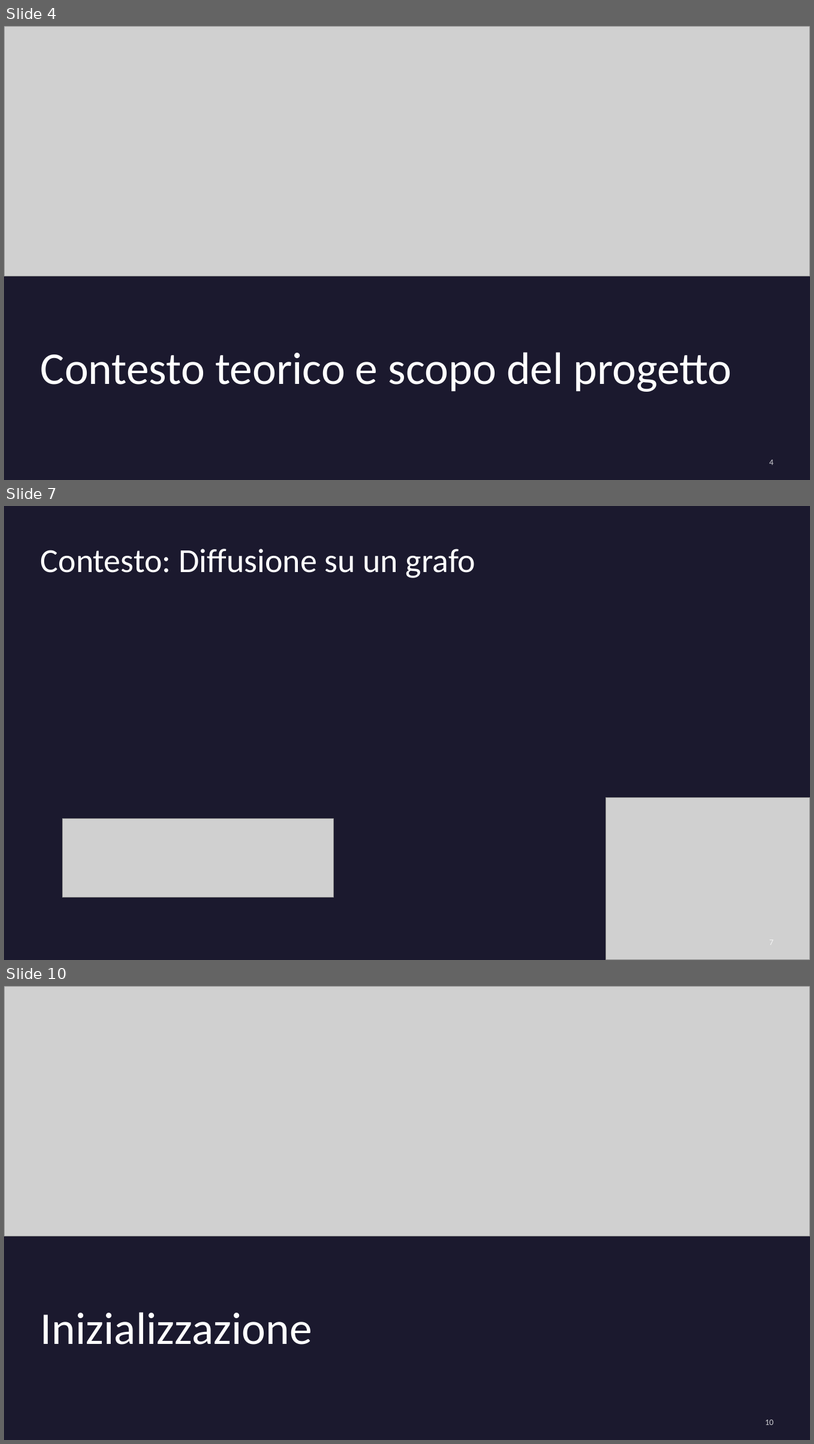
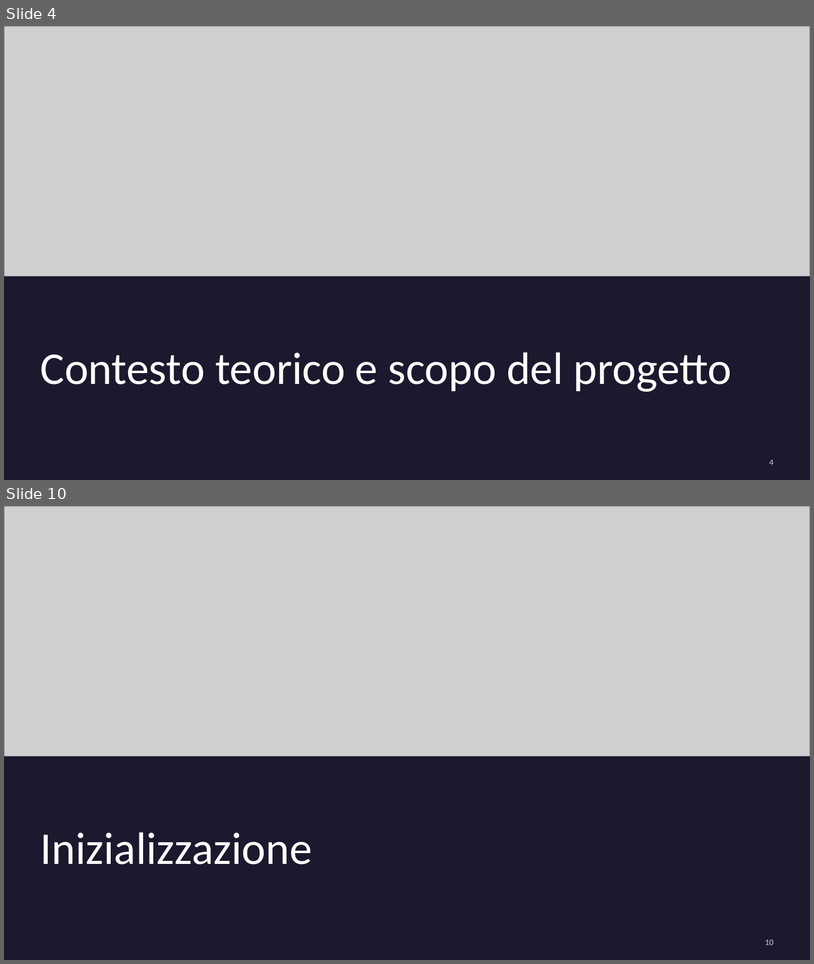
Before and after one commit to AlessandroPaduret/Numerical-Analysis, a slide deck: presentazione/Presentazione progetto Calcolo Numerico 2026.pptx. Shown one above the other, each under a label of ours: slides 4, 7 and 10 before the commit, slides 4 and 10 after it; the slides between them are not shown. The pictures are 814x1444 and 814x964 pixels, drawn with LibreOffice and Linux fonts; fonts in the diff are those of the drawing; grey boxes stand for pictures. Boxes give left, top, right and bottom in pixels: in the first picture for what was removed or moved away, otherwise in the second. Text is boxed around its words. In the diff, an @@ line names an element or a change of style, - is before the commit and + after.

```diff
--- a/presentazione/Presentazione progetto Calcolo Numerico 2026.pptx
+++ b/presentazione/Presentazione progetto Calcolo Numerico 2026.pptx
@@ slide 7 removed at bbox=[4, 506, 810, 960], background #1B192E @@
@@ title removed at bbox=[41, 549, 476, 578] @@
-Contesto: Diffusione su un grafo
@@ picture removed at bbox=[606, 797, 810, 960] @@
@@ picture removed at bbox=[62, 818, 333, 897] @@
@@ page number removed at bbox=[770, 937, 774, 947] @@
-7
```
Also in this commit, not shown: 1 slide changed, 4 slides added, 3 other slides removed, 6 other files.
